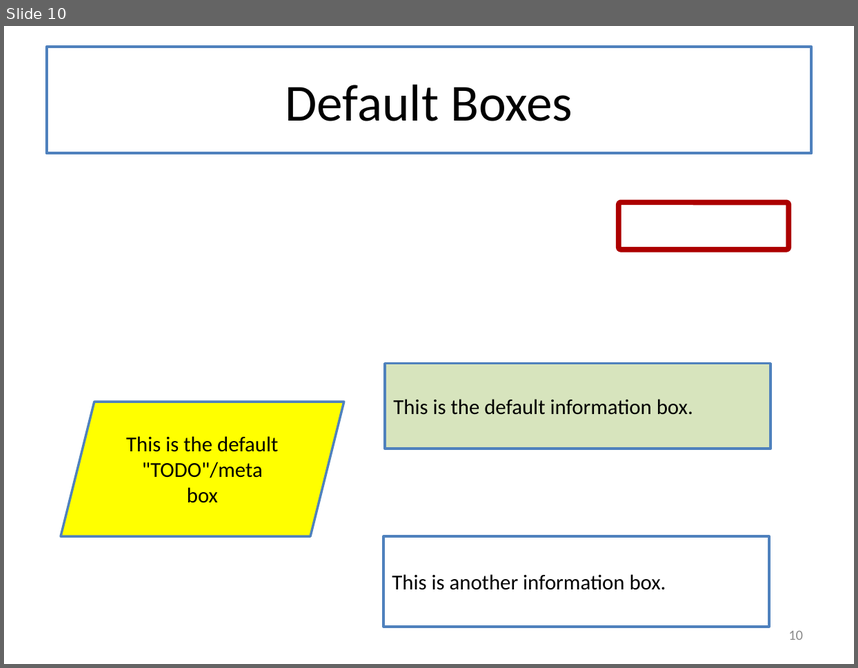
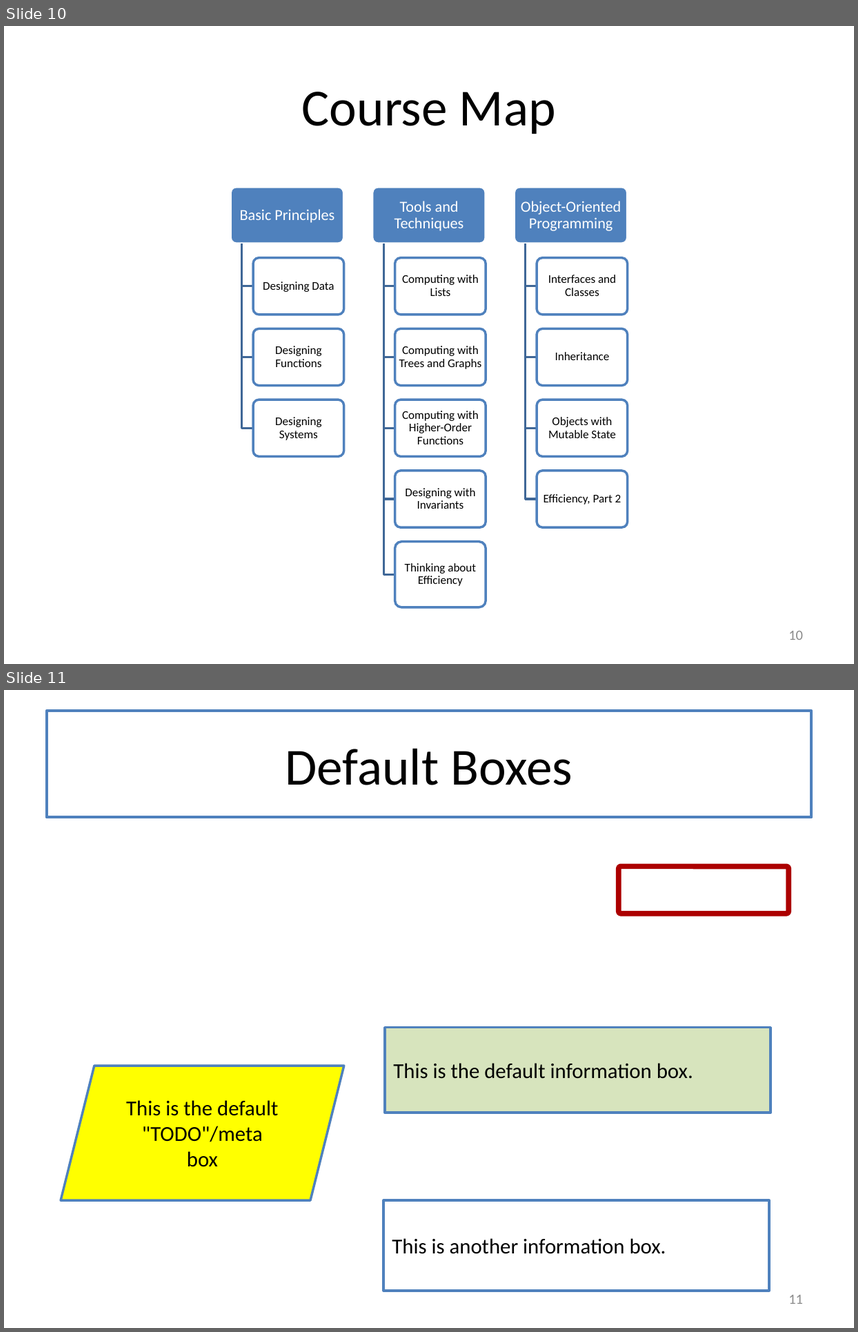
Before and after one commit to mwand/cs5010f17, a slide deck: Slides/Common Slides for CS 5010.pptx. Shown one above the other, each under a label of ours: slide 10 before the commit, slides 10 and 11 after it. The pictures are 858x668 and 858x1332 pixels, drawn with LibreOffice and Linux fonts; fonts in the diff are those of the drawing. Boxes give left, top, right and bottom in pixels: in the first picture for what was removed or moved away, otherwise in the second. Text is boxed around its words. In the diff, an @@ line names an element or a change of style, - is before the commit and + after.

Commit message:
updated course map

```diff
--- a/Slides/Common Slides for CS 5010.pptx
+++ b/Slides/Common Slides for CS 5010.pptx
@@ slide 10 added at bbox=[4, 26, 854, 664], background #FFFFFF @@
@@ title added at bbox=[47, 52, 811, 158], fill #FFFFFF, outline #4F81BD 2 pt, 44 pt, text #000000 @@
+Course Map
@@ group added at bbox=[230, 187, 628, 606]: 15 rounded rectangles, 15 texts, 12 freeform shapes @@
+Basic Principles
+Designing Data
+Designing Functions
+Designing Systems
+Tools and Techniques
+Computing with Lists
+Computing with Trees and Graphs
+Computing with Higher-Order Functions
+Designing with Invariants
+Thinking about Efficiency
+Object-Oriented Programming
+Interfaces and Classes
+Inheritance
+Objects with Mutable State
+Efficiency, Part 2
@@ page number added at bbox=[789, 630, 803, 639], 12 pt, text #8C8C8C @@
+10
@@ what was slide 10 is now slide 11 @@
@@ page number at bbox=[789, 1294, 803, 1303]: text changed @@
-10
+11
```
Also in this commit, not shown: 1 slide changed.
